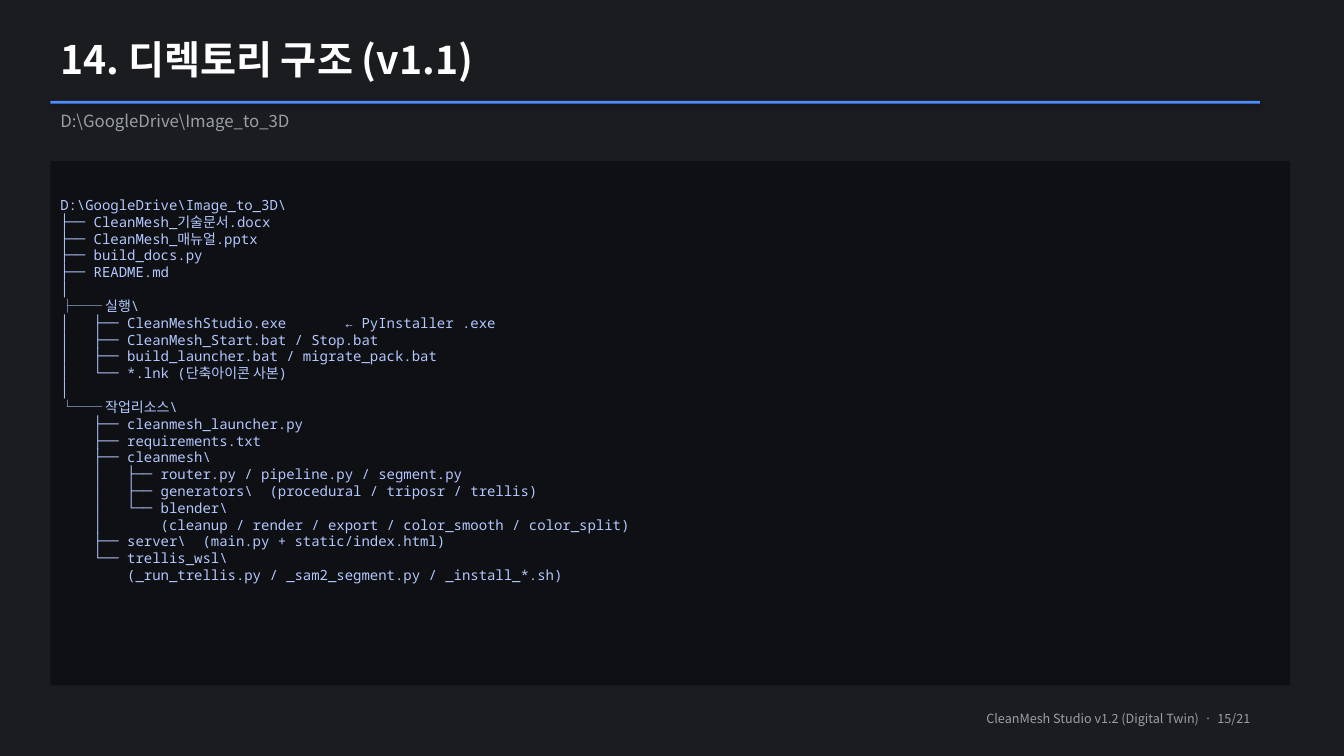
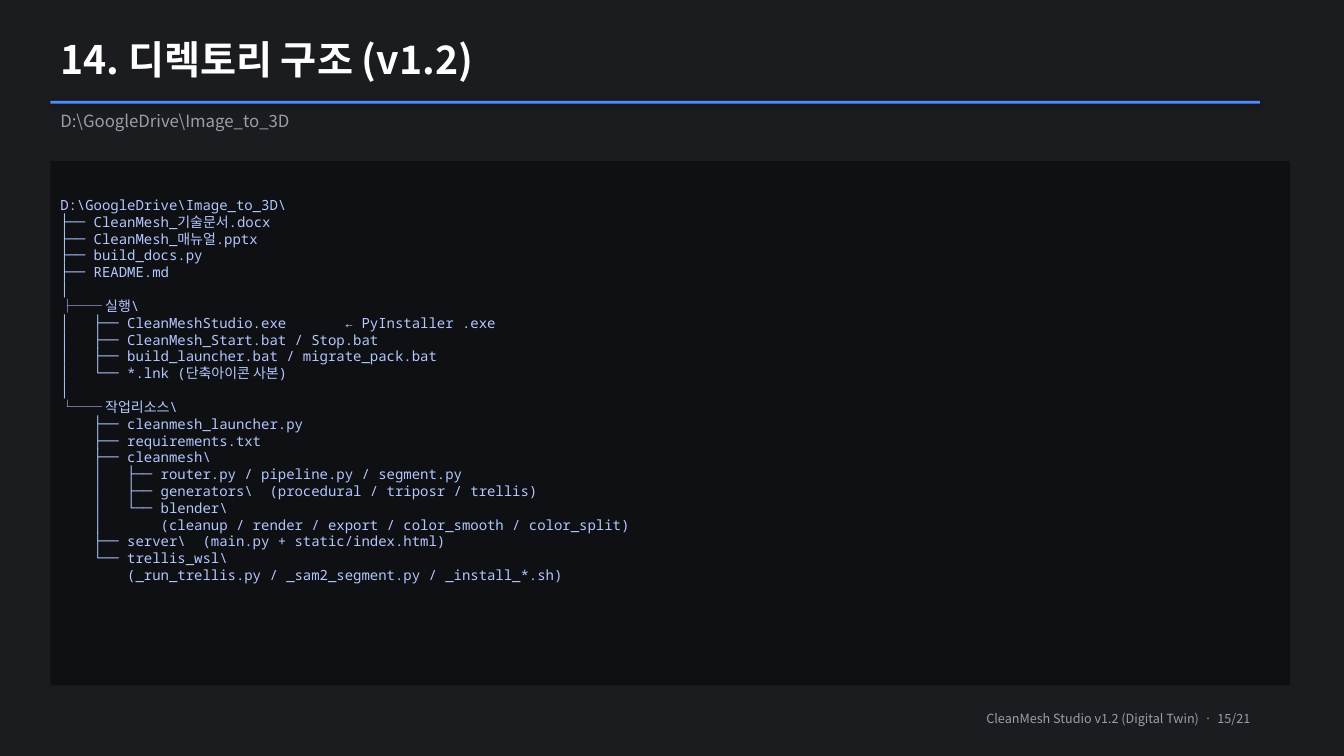
Before and after one commit to Chonghongwoo/2D_to_3D, a slide deck: slide 15 of CleanMesh_매뉴얼.pptx. Drawn at 1344x756 pixels with LibreOffice and Linux fonts; fonts in the diff are those of the drawing. Boxes give left, top, right and bottom in pixels: in the first picture for what was removed or moved away, otherwise in the second. Text is boxed around its words. In the diff, an @@ line names an element or a change of style, - is before the commit and + after.

```diff
--- a/CleanMesh_매뉴얼.pptx
+++ b/CleanMesh_매뉴얼.pptx
@@ text at <box>60,41,473,82</box>: text changed @@
-14. 디렉토리 구조 (v1.1)
+14. 디렉토리 구조 (v1.2)
```
Also in this commit, not shown: 2 other slides changed, 6 other files.
